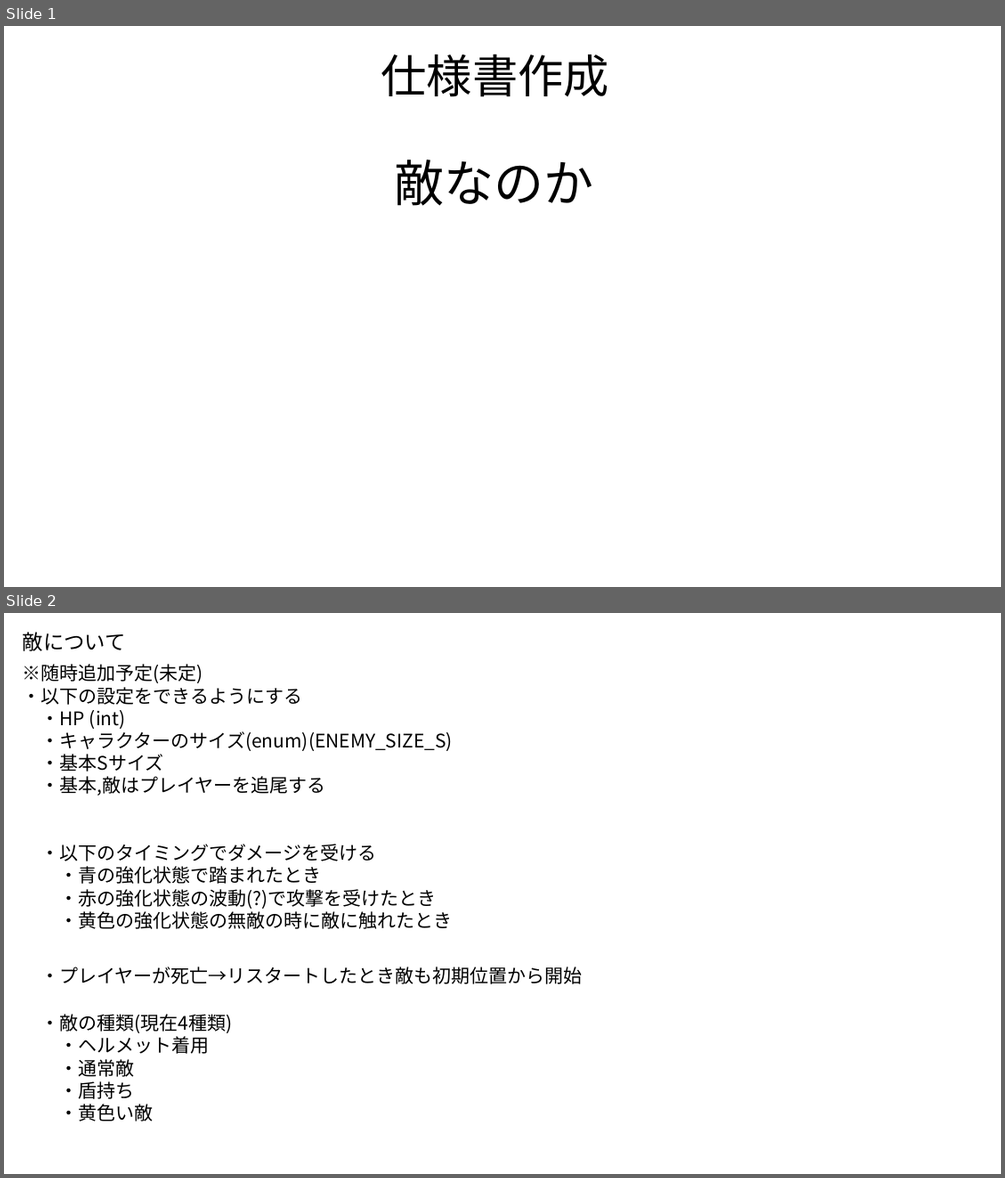
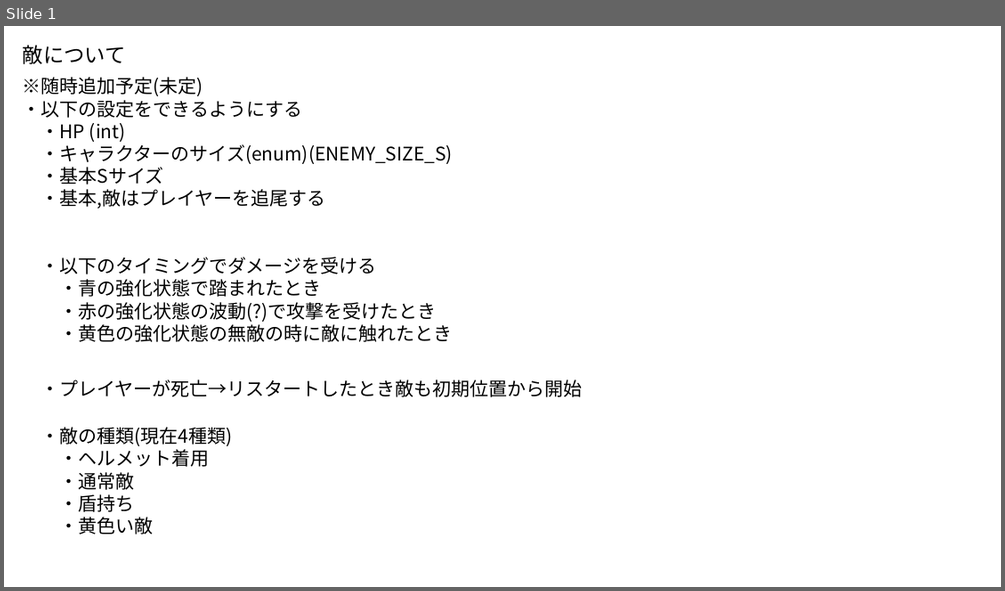
Before and after one commit to Akiyoshi-2/GameProbuctionPractice1, a slide deck: 仕様書/敵.pptx. Shown one above the other, each under a label of ours: slides 1 and 2 before the commit, slide 1 after it. The pictures are 1005x1178 and 1005x591 pixels, drawn with LibreOffice and Linux fonts; fonts in the diff are those of the drawing. Boxes give left, top, right and bottom in pixels: in the first picture for what was removed or moved away, otherwise in the second. Text is boxed around its words. In the diff, an @@ line names an element or a change of style, - is before the commit and + after.

```diff
--- a/仕様書/敵.pptx
+++ b/仕様書/敵.pptx
@@ slide 1 removed at (x1=4, y1=26, x2=1001, y2=587), background #FFFFFF @@
@@ text removed at (x1=381, y1=54, x2=610, y2=97) @@
-仕様書作成
@@ text removed at (x1=394, y1=160, x2=593, y2=206) @@
-敵なのか
@@ what was slide 2 is now slide 1 @@
```
Also in this commit, not shown: 5 slides added, 4 other slides removed.
